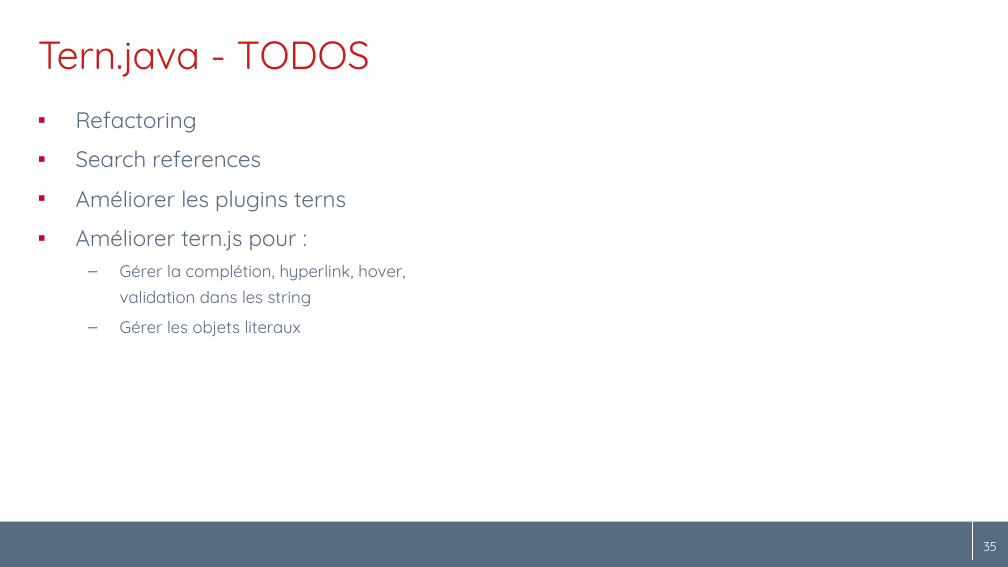
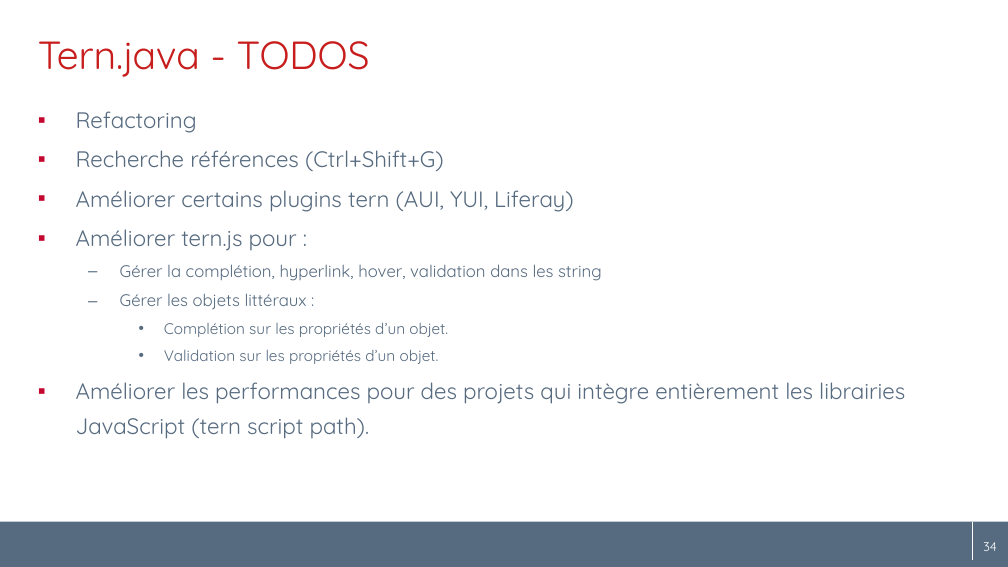
Before and after one commit to angelozerr/tern.java, a slide deck: slide 34 of docs/tern.java_fr.pptx (slide 35 before the commit). Drawn at 1008x567 pixels with LibreOffice and Linux fonts; fonts in the diff are those of the drawing; background and template pictures are left out. Boxes give left, top, right and bottom in pixels: in the first picture for what was removed or moved away, otherwise in the second. Text is boxed around its words. In the diff, an @@ line names an element or a change of style, - is before the commit and + after.

```diff
--- a/docs/tern.java_fr.pptx
+++ b/docs/tern.java_fr.pptx
@@ text at bbox=[76, 150, 574, 212]: text changed @@
-▪ Search references
-▪ Améliorer les plugins terns
+▪ Recherche références (Ctrl+Shift+G)
+▪ Améliorer certains plugins tern (AUI, YUI, Liferay)
@@ text at bbox=[76, 293, 905, 439]: text changed; size 12 to 16 pt @@
-  – Gérer les objets literaux
+  – Gérer les objets littéraux :
+    • Complétion sur les propriétés d’un objet.
+    • Validation sur les propriétés d’un objet.
+▪ Améliorer les performances pour des projets qui intègre entièrement les librairies JavaScript (tern script path).
@@ page number at bbox=[978, 542, 992, 551]: text changed @@
-35
+34
@@ page number at bbox=[983, 542, 997, 551]: text changed @@
-35
+34
```
Also in this commit, not shown: 21 other slides changed, 1 slide removed.
